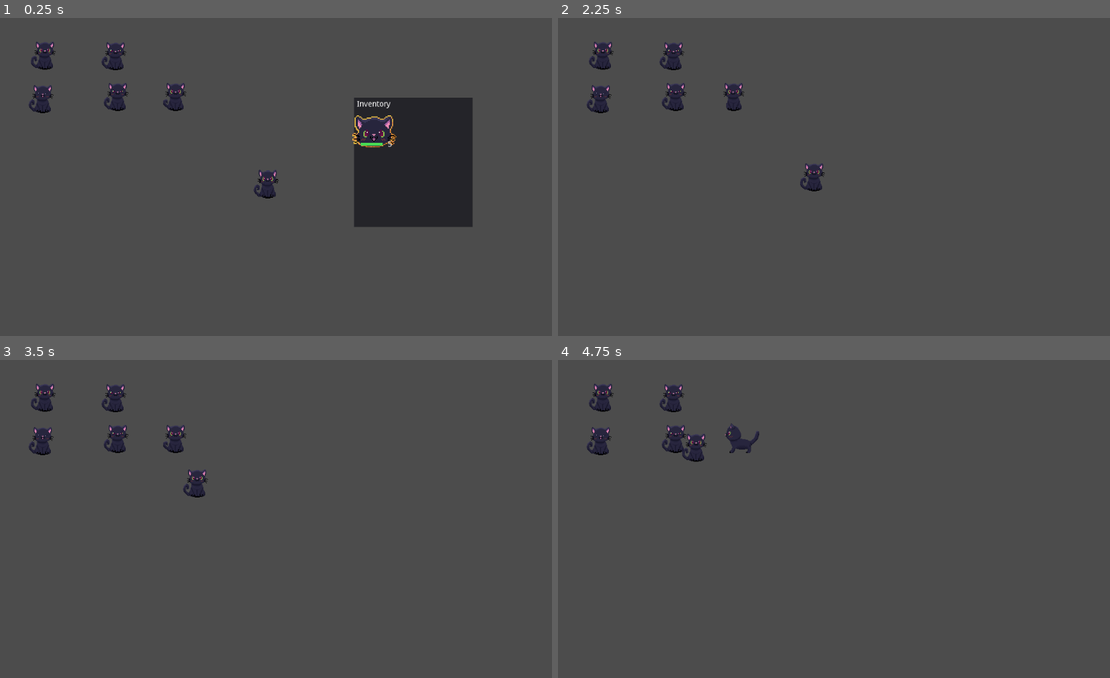
Above: before the commit, frames 1-4 (two rows, left to right).
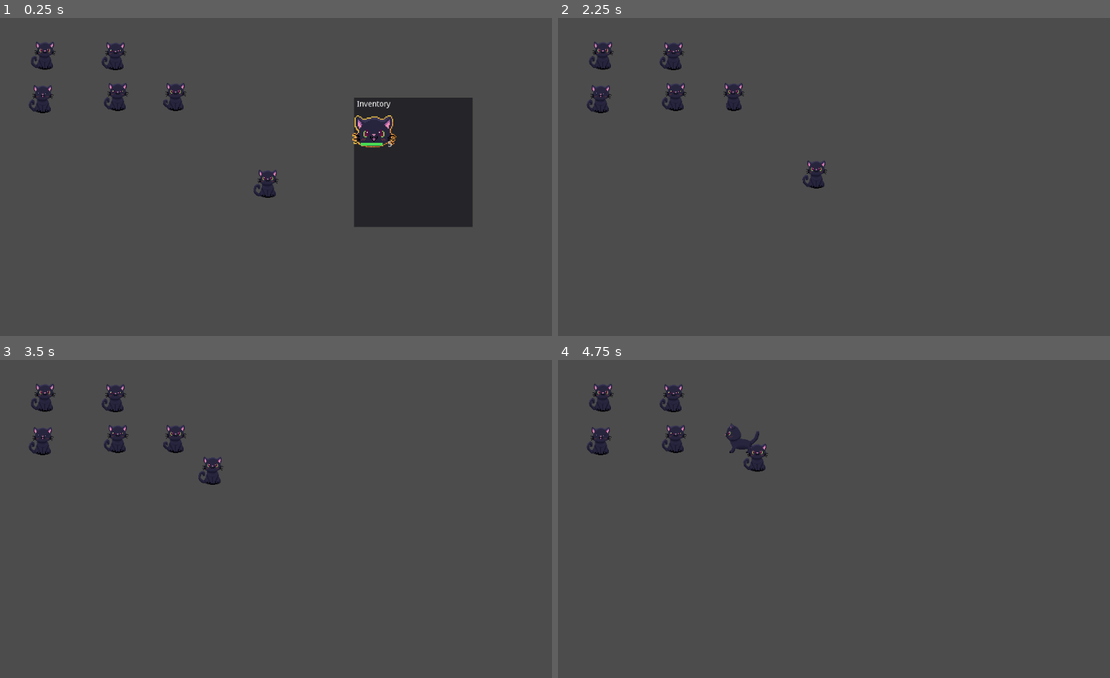
Above: after the commit, the same moments.

Repository: JawaskaTeam/il-gatto
Game: Godot game, scene res://scenes/core.tscn
Two runs of this game, one before a commit and one after it. Both use one fixed random seed, a clock stepped at 60 frames per second and the inputs below.
Inputs (mouse positions are in pixels of both pictures, inside the frame that each line leads up to):
- Up to frame 1 (0.25 s): no input
- Up to frame 2 (2.25 s): click (933, 129) at 0.5 s; move the mouse to (966, 167) at 1.27 s; click (966, 167) at 1.35 s; tap Enter at 2 s; move the mouse to (729, 199) at 2.02 s; click (729, 199) at 2.1 s
- Up to frame 3 (3.5 s): move the mouse to (336, 452) at 2.77 s; click (336, 452) at 2.85 s
- Up to frame 4 (4.75 s): move the mouse to (811, 592) at 3.52 s; click (811, 592) at 3.6 s; move the mouse to (1010, 573) at 4.27 s; click (1010, 573) at 4.35 s

The runs differ from the first frame. In frame 1, less than 0.1% of the frame differs, in the area x 45-51%, y 48-57%; in frame 2, 0.2%; in frame 3, 0.4%; in frame 4, 0.5%, in the area x 22-38%, y 23-36%.

Commit message:
Fixed walking behaviour

Diff:
--- a/scenes/entities/hub_cat.tscn
+++ b/scenes/entities/hub_cat.tscn
@@ -175,7 +175,7 @@
 	var y = random.randi_range(-max_distance, max_distance)
 
 	# calculate new position
-	var new_pos = Vector2(clamp(pos.x + x, walkable_space.position.x, walkable_space.end.x), clamp(pos.y + y, walkable_space.position.y, walkable_space.end.y))
+	var new_pos = pos + Vector2(clamp(x, walkable_space.position.x, walkable_space.end.x), clamp(y, walkable_space.position.y, walkable_space.end.y))
 	add_action(action_walk, [new_pos])
 
 
@@ -219,7 +219,7 @@
 
 	# play animation
 	play_animation_variant(sprite.animation, variant) # play animation variant
-	meow.set_stream(meows[random.randi_range(1, 12)]) # select sound to play
+	meow.set_stream(meows[random.randi_range(0, meows.size() - 1)]) # select sound to play
 	meow.play() # play selected sound
 
 
@@ -382,7 +382,7 @@
 [node name="sprite" type="AnimatedSprite" parent="."]
 frames = ExtResource( 1 )
 animation = "idle"
-frame = 2
+frame = 3
 playing = true
 
 [node name="meow_delay" type="Timer" parent="."]
